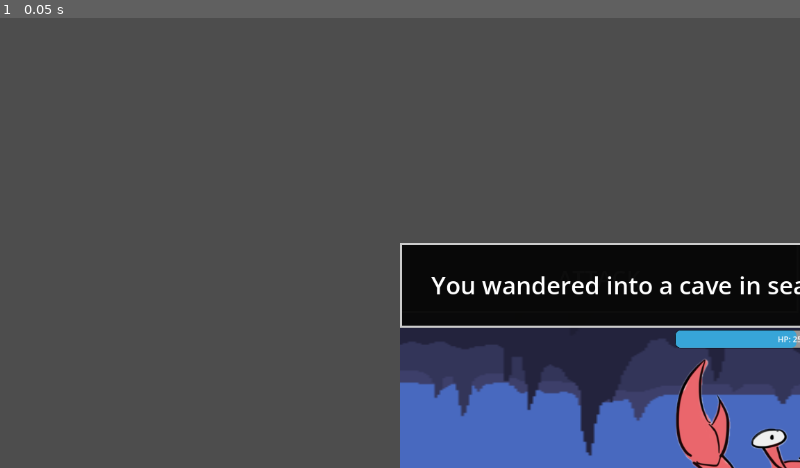
Above: before the commit, frame 1.
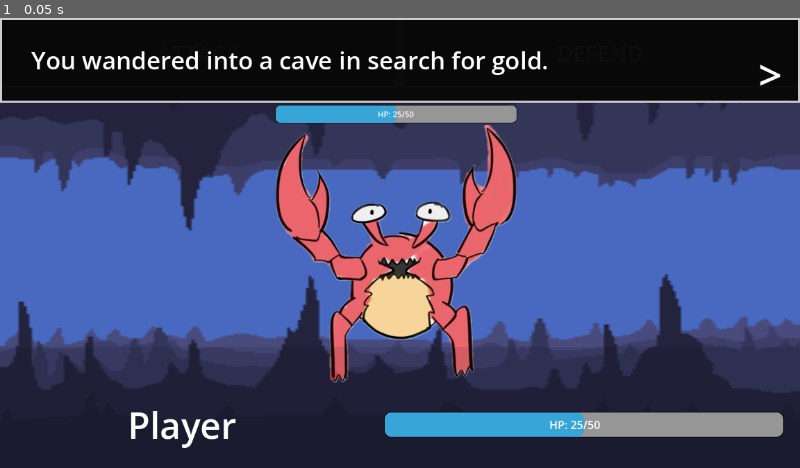
Above: after the commit, the same moment.

Repository: trailee/CrabCampfire
Game: Godot game, scene res://battle.tscn
Same seed, same stepped clock (60 frames per second), same inputs: the game is played once before the commit and once after it. This scene is started directly instead of the project's main scene.
Inputs:
- Up to frame 1 (0.05 s): no input

The runs differ from the first frame. In frame 1, 95% of the frame differs, in the area x 0-100%, y 0-100%.

Commit message:
deleted camera2d

Diff:
--- a/crab-game/battle.tscn
+++ b/crab-game/battle.tscn
@@ -91,8 +91,6 @@
 grow_horizontal = 2
 grow_vertical = 2
 
-[node name="Camera2D" type="Camera2D" parent="." unique_id=2129985409]
-
 [node name="BgBackground" type="TextureRect" parent="." unique_id=821247001]
 layout_mode = 0
 offset_right = 1153.0
Not shown, added: crab-game/webexport/index.apple-touch-icon.png.import
Not shown, added: crab-game/webexport/index.icon.png.import
Not shown, added: crab-game/webexport/index.png.import
